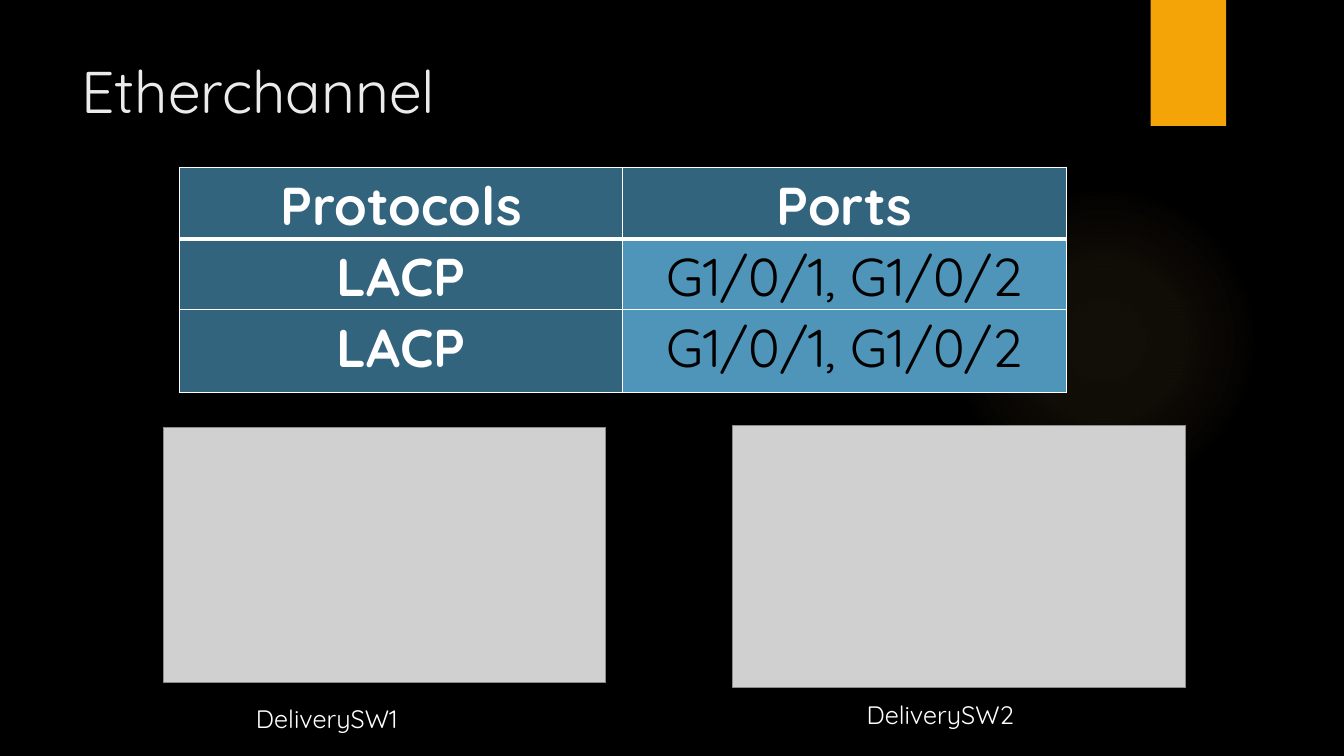
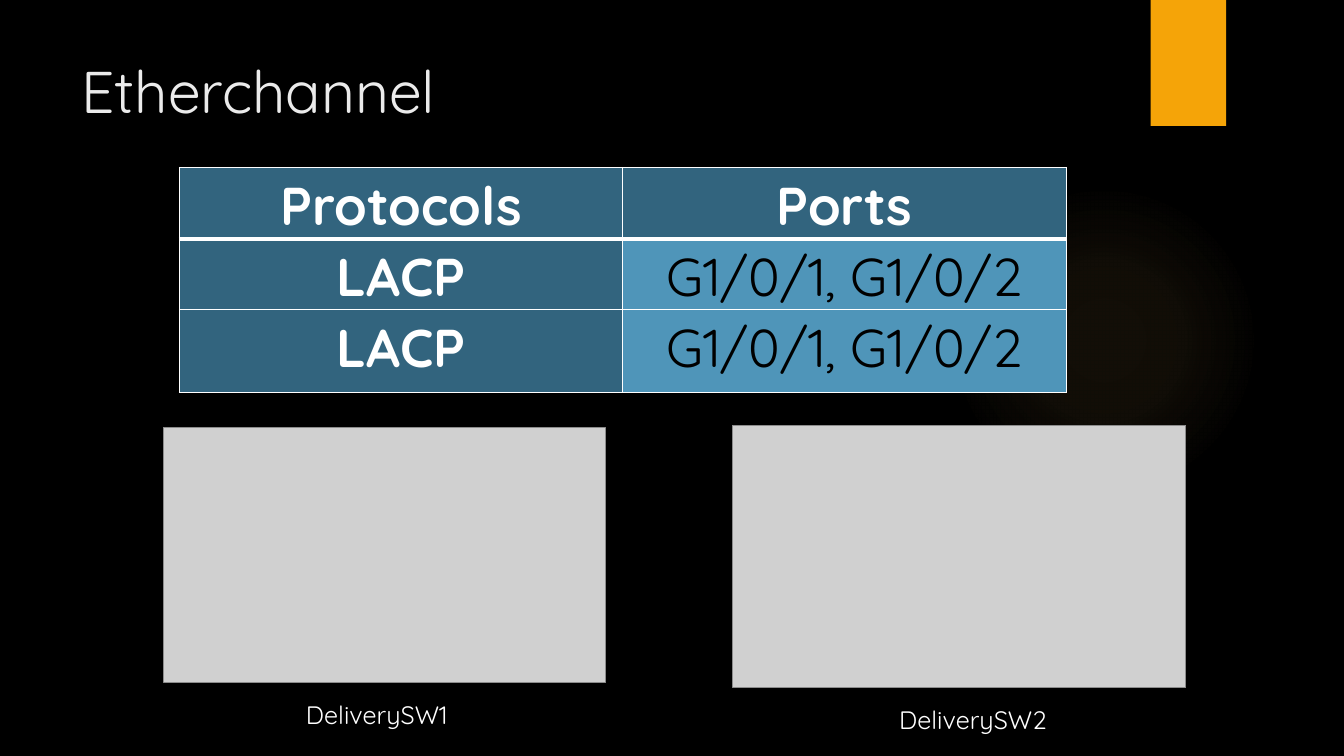
Before and after one commit to LajkaK2006/BorsodNet, a slide deck: slide 12 of BorsodNet.pptx. Drawn at 1344x756 pixels with LibreOffice and Linux fonts; fonts in the diff are those of the drawing; grey boxes stand for pictures; background and template pictures are left out. Boxes give left, top, right and bottom in pixels: in the first picture for what was removed or moved away, otherwise in the second. Text is boxed around its words. In the diff, an @@ line names an element or a change of style, - is before the commit and + after.

```diff
--- a/BorsodNet.pptx
+++ b/BorsodNet.pptx
@@ text "DeliverySW1": place and size @@
-text "DeliverySW1" at (256, 709, 398, 733)
+text "DeliverySW1" at (306, 705, 448, 729)
@@ text "DeliverySW2": place and size @@
-text "DeliverySW2" at (867, 705, 1014, 729)
+text "DeliverySW2" at (899, 710, 1046, 734)
```
Also in this commit, not shown: 7 other slides changed.
